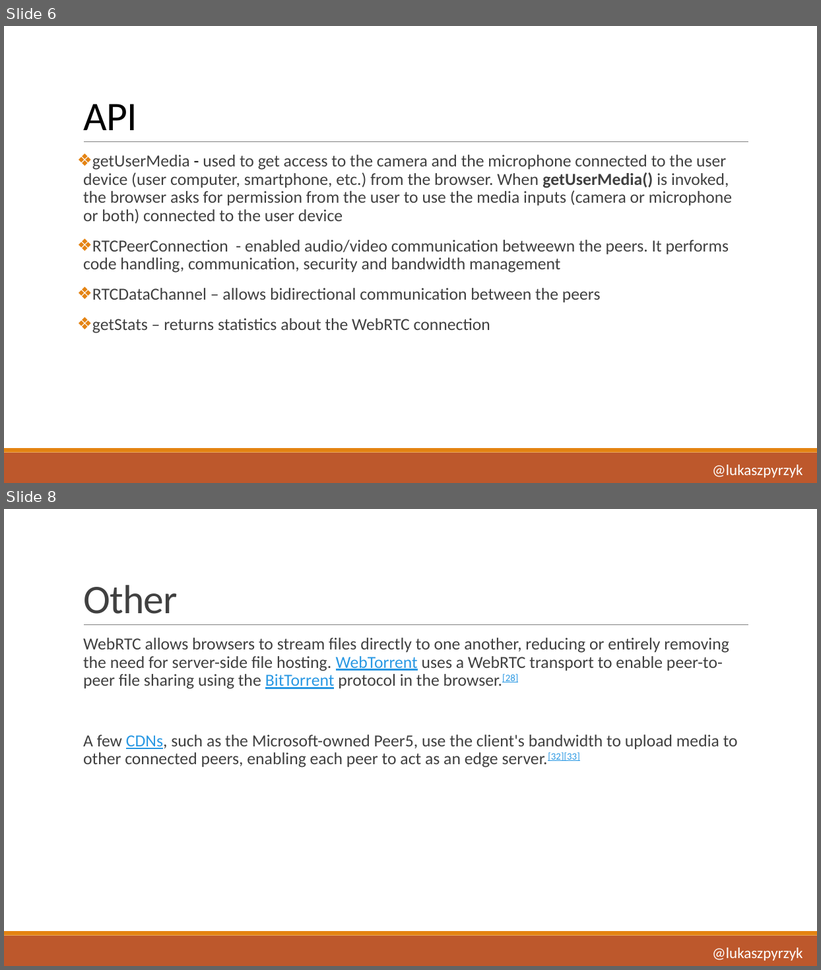
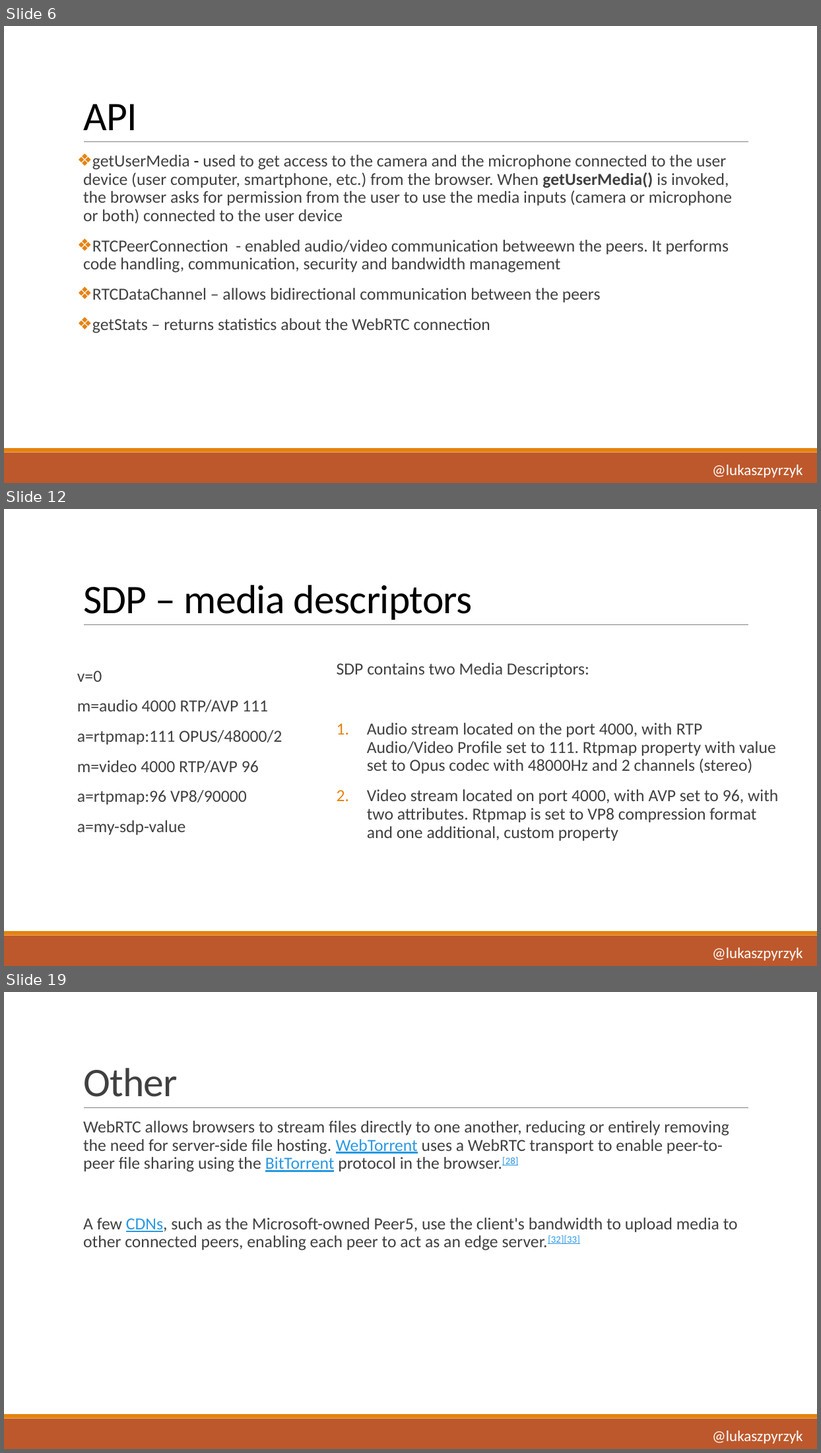
Before and after one commit to lukasz-pyrzyk/webrtc-dotnet, a slide deck: WebRTC with.pptx. Shown one above the other, each under a label of ours: slides 6 and 8 before the commit, slides 6, 12 and 19 after it; the slides between them are not shown. The pictures are 821x970 and 821x1453 pixels, drawn with LibreOffice and Linux fonts; fonts in the diff are those of the drawing. Boxes give left, top, right and bottom in pixels: in the first picture for what was removed or moved away, otherwise in the second. Text is boxed around its words. In the diff, an @@ line names an element or a change of style, - is before the commit and + after.

```diff
--- a/WebRTC with.pptx
+++ b/WebRTC with.pptx
@@ slide 12 added at [4,509,817,966], background #FFFFFF; not listed: 3 template elements that a slide beside it also shows @@
@@ title added at [83,585,473,620], 48 pt, text #000000 @@
+SDP – media descriptors
@@ text added at [337,663,778,841], 20 pt, text #404040 @@
+SDP contains two Media Descriptors:
+1. Audio stream located on the port 4000, with RTP Audio/Video Profile set to 111. Rtpmap property with value set to Opus codec with 48000Hz and 2 channels (stereo)
+2. Video stream located on port 4000, with AVP set to 96, with two attributes. Rtpmap is set to VP8 compression format and one additional, custom property
@@ text added at [77,671,282,835], 20 pt, text #404040 @@
+v=0
+m=audio 4000 RTP/AVP 111
+a=rtpmap:111 OPUS/48000/2
+m=video 4000 RTP/AVP 96
+a=rtpmap:96 VP8/90000
+a=my-sdp-value
@@ text added at [712,948,803,961], 18 pt, text #FFFFFF @@
+@lukaszpyrzyk
@@ what was slide 8 is now slide 19 @@
```
Also in this commit, not shown: 1 slide changed, 11 other slides added.
